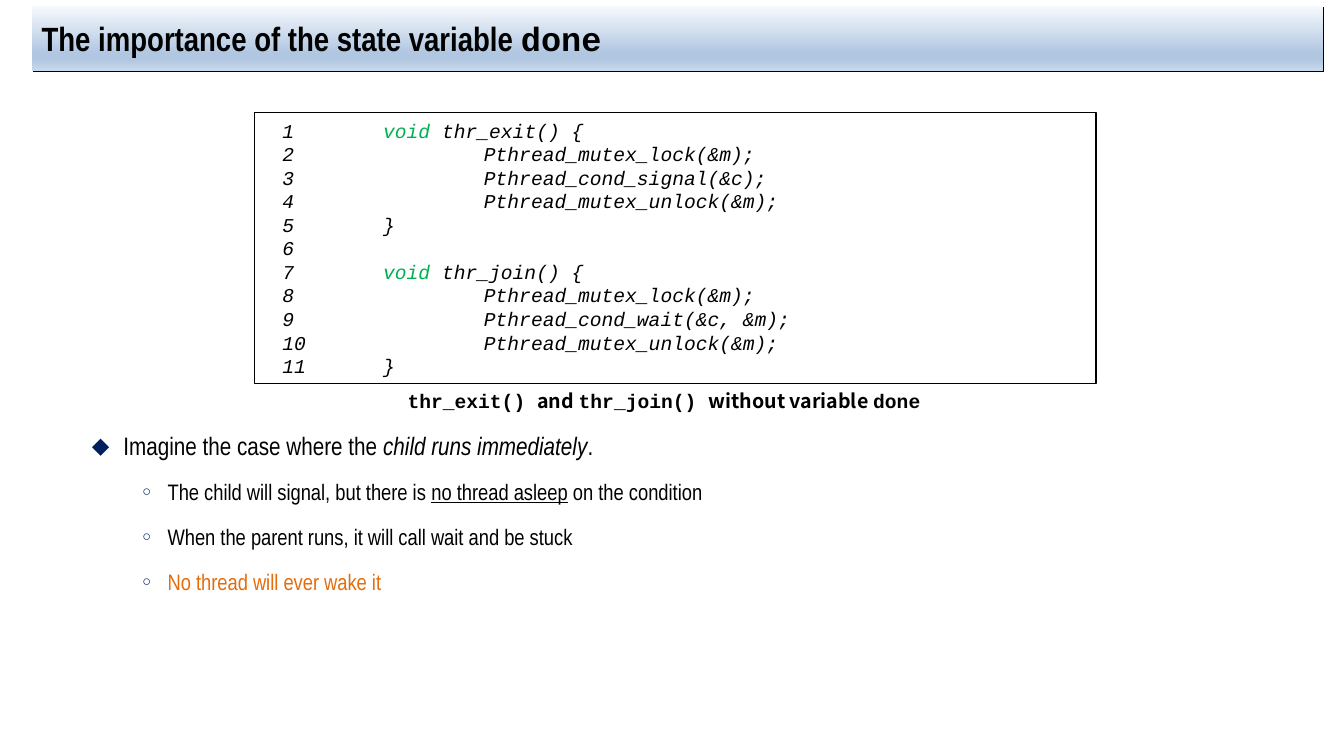
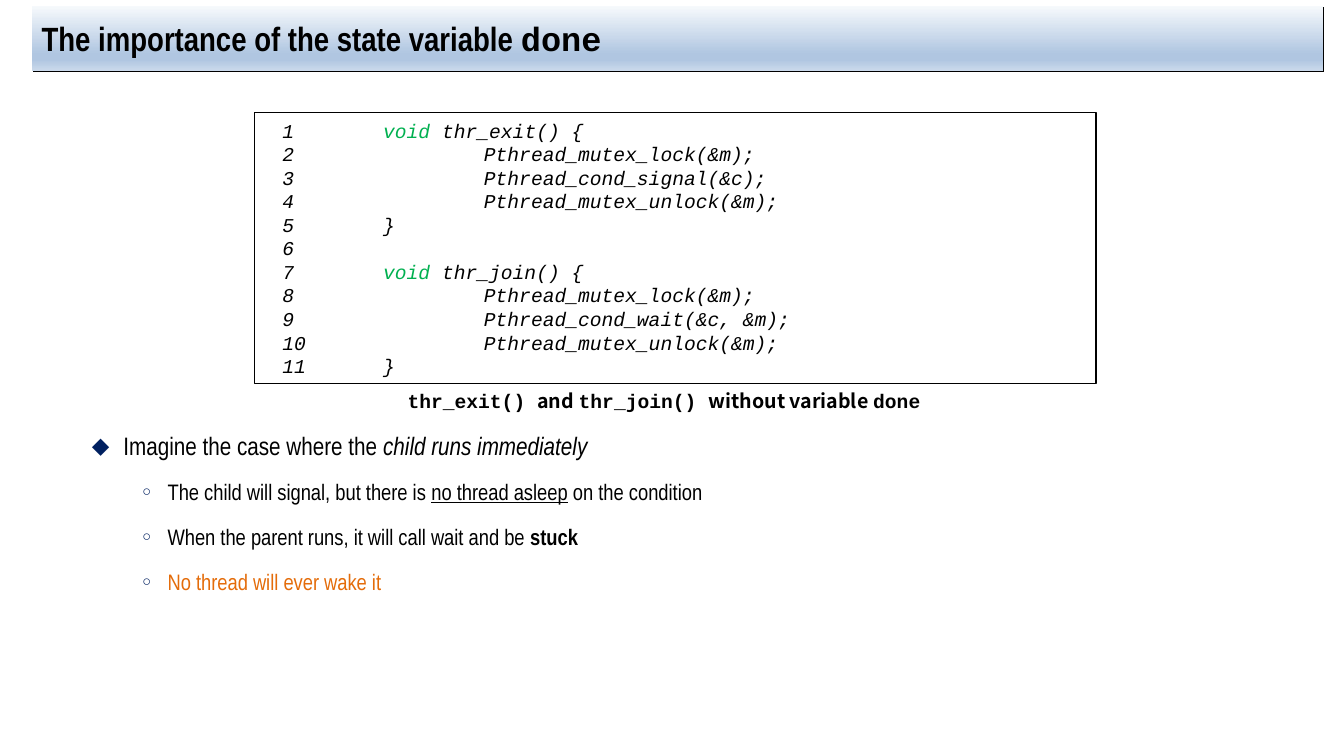
Before and after one commit to jachermocilla/extra-course-materials, a slide deck: slide 13 of cmsc125/ostep/slides/02.Concurrency/30.Condition_Variables.pptx. Drawn at 1344x756 pixels with LibreOffice and Linux fonts; fonts in the diff are those of the drawing. Boxes give left, top, right and bottom in pixels: in the first picture for what was removed or moved away, otherwise in the second. Text is boxed around its words. In the diff, an @@ line names an element or a change of style, - is before the commit and + after.

```diff
--- a/cmsc125/ostep/slides/02.Concurrency/30.Condition_Variables.pptx
+++ b/cmsc125/ostep/slides/02.Concurrency/30.Condition_Variables.pptx
@@ text at (123,436,587,461): text changed @@
-  ⬥ Imagine the case where the child runs immediately.
+  ⬥ Imagine the case where the child runs immediately
@@ text at (168,528,578,550): bold on in "stuck" @@
```
Also in this commit, not shown: 6 other slides changed, 1 other file.
